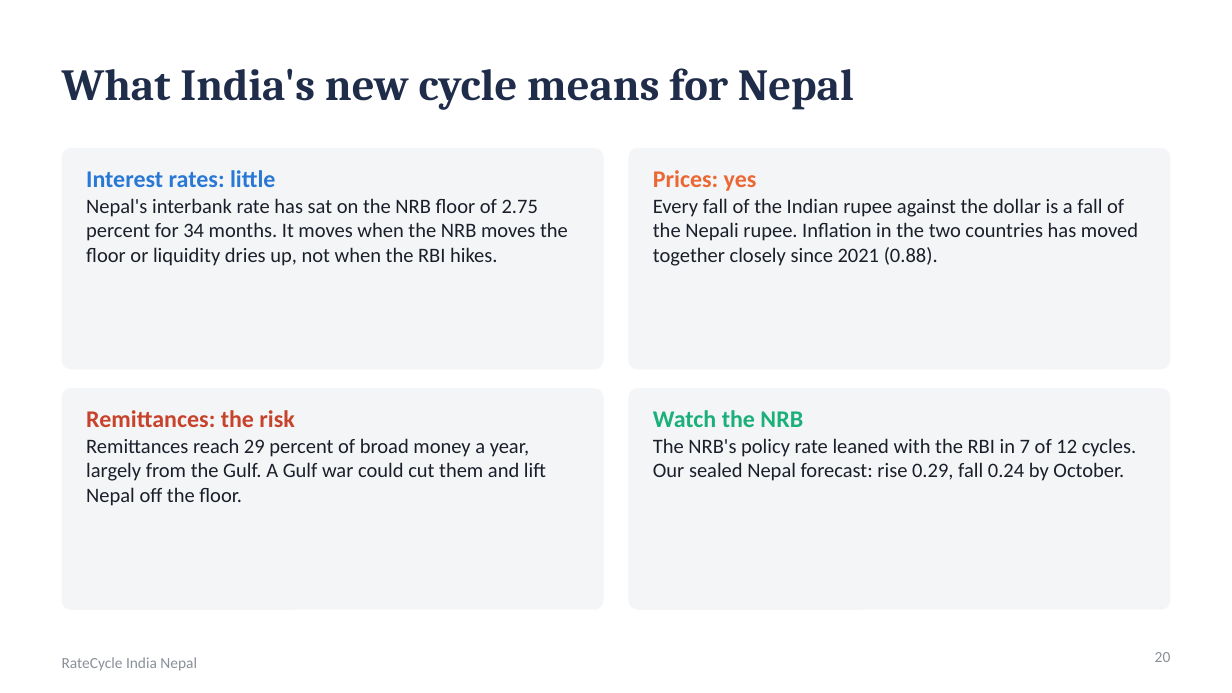
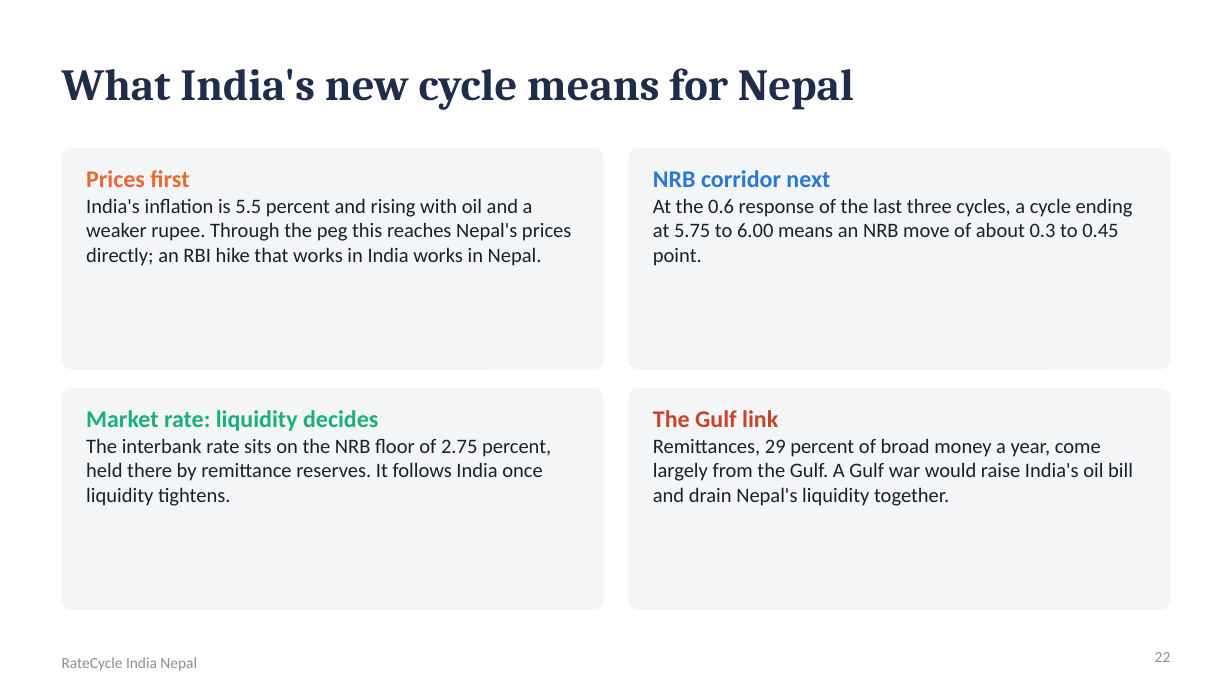
Before and after one commit to sakrit204-byte/interest_rate_cycle_prediction_for_india, a slide deck: slide 22 of reports/presentation/ratecycle_india_nepal.pptx (slide 20 before the commit). Drawn at 1232x693 pixels with LibreOffice and Linux fonts; fonts in the diff are those of the drawing. Boxes give left, top, right and bottom in pixels: in the first picture for what was removed or moved away, otherwise in the second. Text is boxed around its words. In the diff, an @@ line names an element or a change of style, - is before the commit and + after.

Commit message:
Presentation: model against reality charts, Nepal as derived from India's cycle, decision D054

```diff
--- a/reports/presentation/ratecycle_india_nepal.pptx
+++ b/reports/presentation/ratecycle_india_nepal.pptx
@@ text at (x1=86, y1=170, x2=571, y2=266): text changed @@
-Interest rates: little
-Nepal's interbank rate has sat on the NRB floor of 2.75 percent for 34 months. It moves when the NRB moves the floor or liquidity dries up, not when the RBI hikes.
+Prices first
+India's inflation is 5.5 percent and rising with oil and a weaker rupee. Through the peg this reaches Nepal's prices directly; an RBI hike that works in India works in Nepal.
@@ text at (x1=653, y1=170, x2=1133, y2=266): text changed @@
-Prices: yes
-Every fall of the Indian rupee against the dollar is a fall of the Nepali rupee. Inflation in the two countries has moved together closely since 2021 (0.88).
+NRB corridor next
+At the 0.6 response of the last three cycles, a cycle ending at 5.75 to 6.00 means an NRB move of about 0.3 to 0.45 point.
@@ text at (x1=86, y1=410, x2=551, y2=506): text changed @@
-Remittances: the risk
-Remittances reach 29 percent of broad money a year, largely from the Gulf. A Gulf war could cut them and lift Nepal off the floor.
+Market rate: liquidity decides
+The interbank rate sits on the NRB floor of 2.75 percent, held there by remittance reserves. It follows India once liquidity tightens.
@@ text at (x1=653, y1=410, x2=1133, y2=506): text changed @@
-Watch the NRB
-The NRB's policy rate leaned with the RBI in 7 of 12 cycles. Our sealed Nepal forecast: rise 0.29, fall 0.24 by October.
+The Gulf link
+Remittances, 29 percent of broad money a year, come largely from the Gulf. A Gulf war would raise India's oil bill and drain Nepal's liquidity together.
@@ page number at (x1=1155, y1=652, x2=1171, y2=662): text changed @@
-20
+22
```
Also in this commit, not shown: 12 other slides changed, 3 slides added, 3 slides removed, 3 other files.
